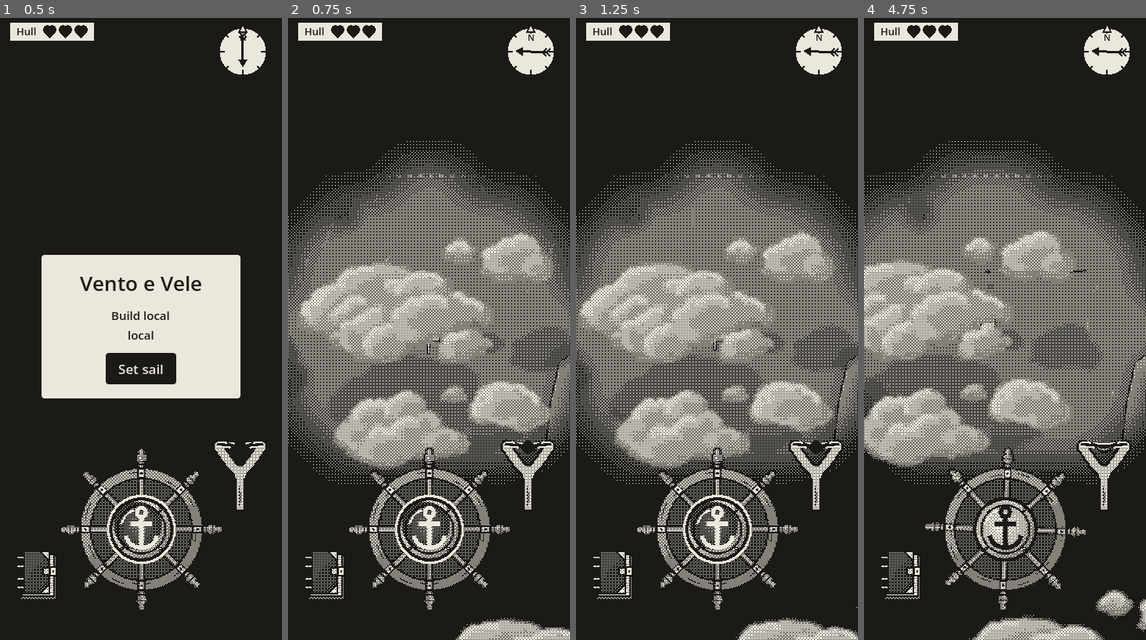
Above: before the commit, frames 1-4 (left to right).
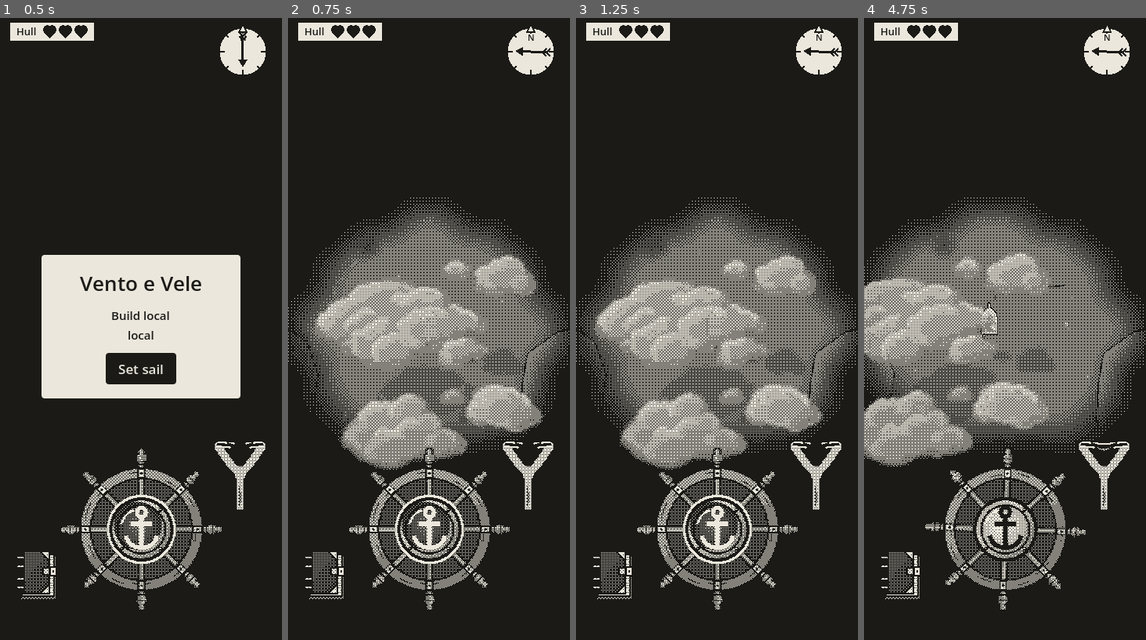
Above: after the commit, the same moments.

Repository: EnricoLabarile/Sail
Game: Godot game, scene res://Assets/Scenes/Overworld.tscn
Same seed, same stepped clock (60 frames per second), same inputs: the game is played once before the commit and once after it.
Inputs (mouse positions are in pixels of both pictures, inside the frame that each line leads up to):
- Up to frame 1 (0.5 s): no input
- Up to frame 2 (0.75 s): click "Set sail" at 0.5 s
- Up to frame 3 (1.25 s): no input
- Up to frame 4 (4.75 s): tap Enter (ui_accept) at 1.25, 1.52, 4.52 s; move the mouse to (1067, 297) at 1.27 s; hold Right (ui_right) 1.28-2 s; click (1067, 297) at 1.42 s; drag from (948, 360) to (990, 453) at 2.02 s; move the mouse to (1033, 185) at 2.77 s; hold Right (ui_right) 2.78-3.5 s; drag from (990, 453) to (920, 229) at 3.52 s; move the mouse to (1089, 422) at 4.27 s; hold Left (ui_left) from 4.28 s (still down)

Frame 1 is identical in both runs. In frame 2, 9.0% of the frame differs, in the area x 0-100%, y 19-100%; in frame 3, 9.1%; in frame 4, 9.7%.

Commit message:
Tune camera and world visuals
Switch the boat camera to perspective, adjust cloud density and scale, enlarge fishing spots, update cloud and island assets, and remove the obsolete faraglione scene and texture.

Diff:
--- a/Assets/Boat/boat.gd
+++ b/Assets/Boat/boat.gd
@@ -10,7 +10,7 @@
 @export var turn_rate := 2.25       # rad/s at full rudder, whatever her speed (Enrico: between the old 1.5 and 3)
 @export var bow_reach := 2.2        # metres from her middle to the bow: the shore stops her there
 @export var heel_max_deg := 5		    # how far she leans with the wind on the sail
-@export var camera_tilt_deg := 45 # the camera's tilt from straight down (the prototype's BOAT_TILT look)
+@export var camera_tilt_deg := 30 # the camera's tilt from straight down (the prototype's BOAT_TILT look)
 # How far the camera sits from her, along the way it looks. It's orthographic (no perspective), so this
 # doesn't change the picture at all: it only has to be far enough that tall things (the clouds, 15 m up)
 # near the bottom of the screen don't end up behind the camera's near plane and get cut off.
--- a/Assets/Boat/boat.tscn
+++ b/Assets/Boat/boat.tscn
@@ -50,8 +50,8 @@
 
 [node name="Camera3D" type="Camera3D" parent="." unique_id=1565566446]
 keep_aspect = 0
-projection = 1
 current = true
+fov = 30.0
 size = 40.0
 far = 200.0
 
--- a/Assets/Landscape/fishing_spots/fishing_spot.tscn
+++ b/Assets/Landscape/fishing_spots/fishing_spot.tscn
@@ -1,23 +1,28 @@
-[gd_scene format=3]
+[gd_scene format=3 uid="uid://c83avpy373bev"]
 
-[ext_resource type="Script" path="res://Assets/Landscape/fishing_spots/fishing_spot.gd" id="1_script"]
-[ext_resource type="Shader" path="res://Assets/Landscape/fishing_spots/fishing_spot.gdshader" id="2_shader"]
-[ext_resource type="Texture2D" path="res://Assets/Landscape/fishing_spots/fishing_spot.png" id="3_tex"]
-
-[sub_resource type="PlaneMesh" id="PlaneMesh_spot"]
-size = Vector2(1, 1)
+[ext_resource type="Script" uid="uid://b0hhyb8f5orie" path="res://Assets/Landscape/fishing_spots/fishing_spot.gd" id="1_script"]
+[ext_resource type="Shader" uid="uid://omkbgcxkuyoa" path="res://Assets/Landscape/fishing_spots/fishing_spot.gdshader" id="2_shader"]
+[ext_resource type="Texture2D" uid="uid://dd5t1qxh53p24" path="res://Assets/Landscape/fishing_spots/fishing_spot.png" id="3_tex"]
 
 [sub_resource type="ShaderMaterial" id="ShaderMaterial_spot"]
 resource_local_to_scene = true
 render_priority = 1
 shader = ExtResource("2_shader")
 shader_parameter/spot_tex = ExtResource("3_tex")
+shader_parameter/frames_x = 4
+shader_parameter/frames_y = 4
+shader_parameter/fps = 16.0
+shader_parameter/phase = 0.0
+shader_parameter/fade = 1.0
 
-[node name="FishingSpot" type="Node3D"]
+[sub_resource type="PlaneMesh" id="PlaneMesh_spot"]
+size = Vector2(1, 1)
+
+[node name="FishingSpot" type="Node3D" unique_id=789488759]
 script = ExtResource("1_script")
 
-[node name="Picture" type="MeshInstance3D" parent="."]
-transform = Transform3D(6.6, 0, 0, 0, 1, 0, 0, 0, 6.6, 0, 0.05, 0)
+[node name="Picture" type="MeshInstance3D" parent="." unique_id=1593705989]
+transform = Transform3D(8, 0, 0, 0, 1.212, 0, 0, 0, 8, 0, 0.05, 0)
+material_override = SubResource("ShaderMaterial_spot")
 cast_shadow = 0
 mesh = SubResource("PlaneMesh_spot")
-material_override = SubResource("ShaderMaterial_spot")
--- a/Assets/Landscape/land/faraglione_01_a.tscn
+++ /dev/null
@@ -1,25 +0,0 @@
-[gd_scene format=3 uid="uid://c5chp5giqddjm"]
-
-[ext_resource type="Material" uid="uid://cjht0w2fcoahj" path="res://Assets/Landscape/land/island_master.tres" id="1_2soby"]
-
-[sub_resource type="StandardMaterial3D" id="StandardMaterial3D_r8b4n"]
-transparency = 2
-alpha_scissor_threshold = 0.5
-alpha_antialiasing_mode = 0
-shading_mode = 2
-diffuse_mode = 3
-specular_mode = 2
-
-[sub_resource type="PlaneMesh" id="PlaneMesh_flrxc"]
-material = SubResource("StandardMaterial3D_r8b4n")
-size = Vector2(40, 40)
-center_offset = Vector3(0, 0, -15.815)
-
-[node name="Faraglione01A" type="Node3D" unique_id=743542792]
-
-[node name="MeshInstance3D" type="MeshInstance3D" parent="." unique_id=1924339670]
-transform = Transform3D(1, 0, 0, 0, 0.9553941, -0.29533386, 0, 0.29533386, 0.9553941, 0, 0.29926103, -0.95387864)
-material_override = ExtResource("1_2soby")
-cast_shadow = 0
-mesh = SubResource("PlaneMesh_flrxc")
-surface_material_override/0 = ExtResource("1_2soby")
--- a/Assets/Scenes/Overworld.tscn
+++ b/Assets/Scenes/Overworld.tscn
@@ -27,6 +27,9 @@
 [node name="Coast" type="Node3D" parent="." unique_id=2108873514]
 
 [node name="Clouds" parent="." unique_id=610020452 instance=ExtResource("20_clouds")]
+cloud_count = 128
+size_min = 20.0
+size_max = 40.0
 
 [node name="WindLines" parent="." unique_id=651435916 instance=ExtResource("22_wind_lines")]
 
@@ -46,14 +49,14 @@
 
 [node name="Slingshot" parent="." unique_id=1906104851 instance=ExtResource("24_sling")]
 
-[node name="Health" parent="." instance=ExtResource("25_health")]
+[node name="Health" parent="." unique_id=914720043 instance=ExtResource("25_health")]
 
-[node name="FishingSpots" type="Node3D" parent="."]
+[node name="FishingSpots" type="Node3D" parent="." unique_id=1422904514]
 
-[node name="FishSpot" parent="FishingSpots" instance=ExtResource("26_fishing_spot")]
+[node name="FishSpot" parent="FishingSpots" unique_id=2122243808 instance=ExtResource("26_fishing_spot")]
 transform = Transform3D(1, 0, 0, 0, 1, 0, 0, 0, 1, -12, 0, -50)
 
-[node name="HeartSpot" parent="FishingSpots" instance=ExtResource("26_fishing_spot")]
+[node name="HeartSpot" parent="FishingSpots" unique_id=1191537044 instance=ExtResource("26_fishing_spot")]
 transform = Transform3D(1, 0, 0, 0, 1, 0, 0, 0, 1, 20, 0, -62)
 loot = 1
 
@@ -65,7 +68,7 @@
 
 [node name="StartScreen" parent="." unique_id=2112618694 instance=ExtResource("7_start")]
 
-[node name="GameOver" parent="." instance=ExtResource("27_game_over")]
+[node name="GameOver" parent="." unique_id=633694080 instance=ExtResource("27_game_over")]
 
 [node name="GameView" type="Node" parent="." unique_id=1016146137]
 script = ExtResource("21_game_view")
Binary file changed: Assets/Landscape/clouds/cloud_1.png
Binary file changed: Assets/Landscape/clouds/cloud_2.png
Binary file changed: Assets/Landscape/clouds/cloud_3.png
Binary file changed: Assets/Landscape/islands/sm_island_01_a.fbx
Binary file removed: Assets/Landscape/land/faraglione_01_a.png
Not shown, removed: Assets/Landscape/land/faraglione_01_a.png.import
